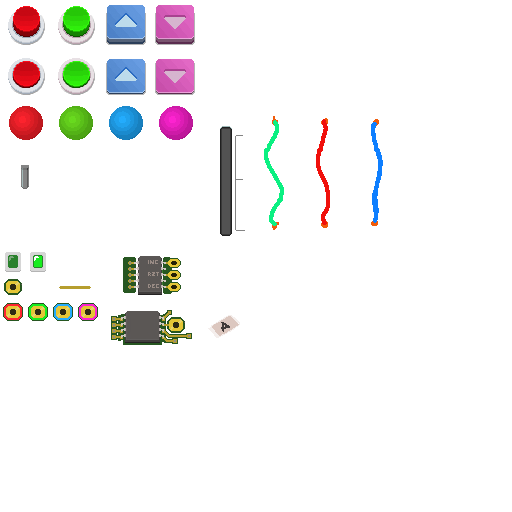
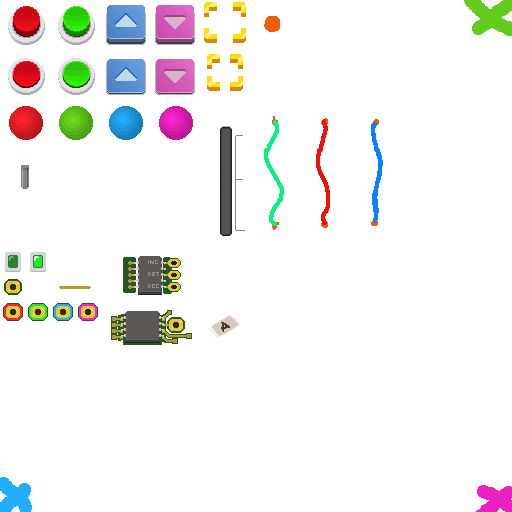
Revision of a layered 512px x 512px image; what changed, layer by layer:
painted on "Layer 14" over 0, 0, 512, 512
added layer "Layer 15" above "Layer 13" over 204, 2, 280, 91
